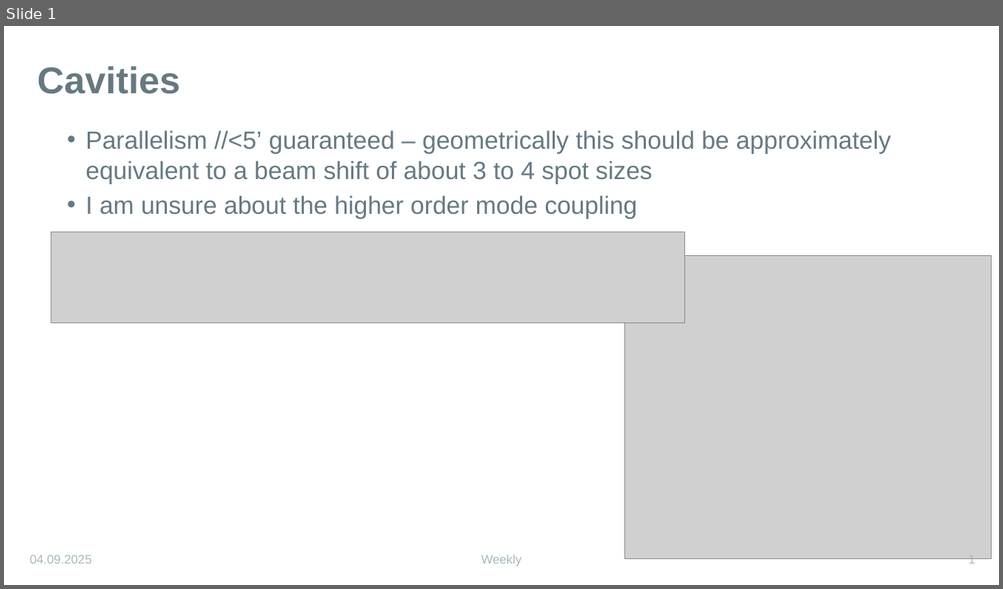
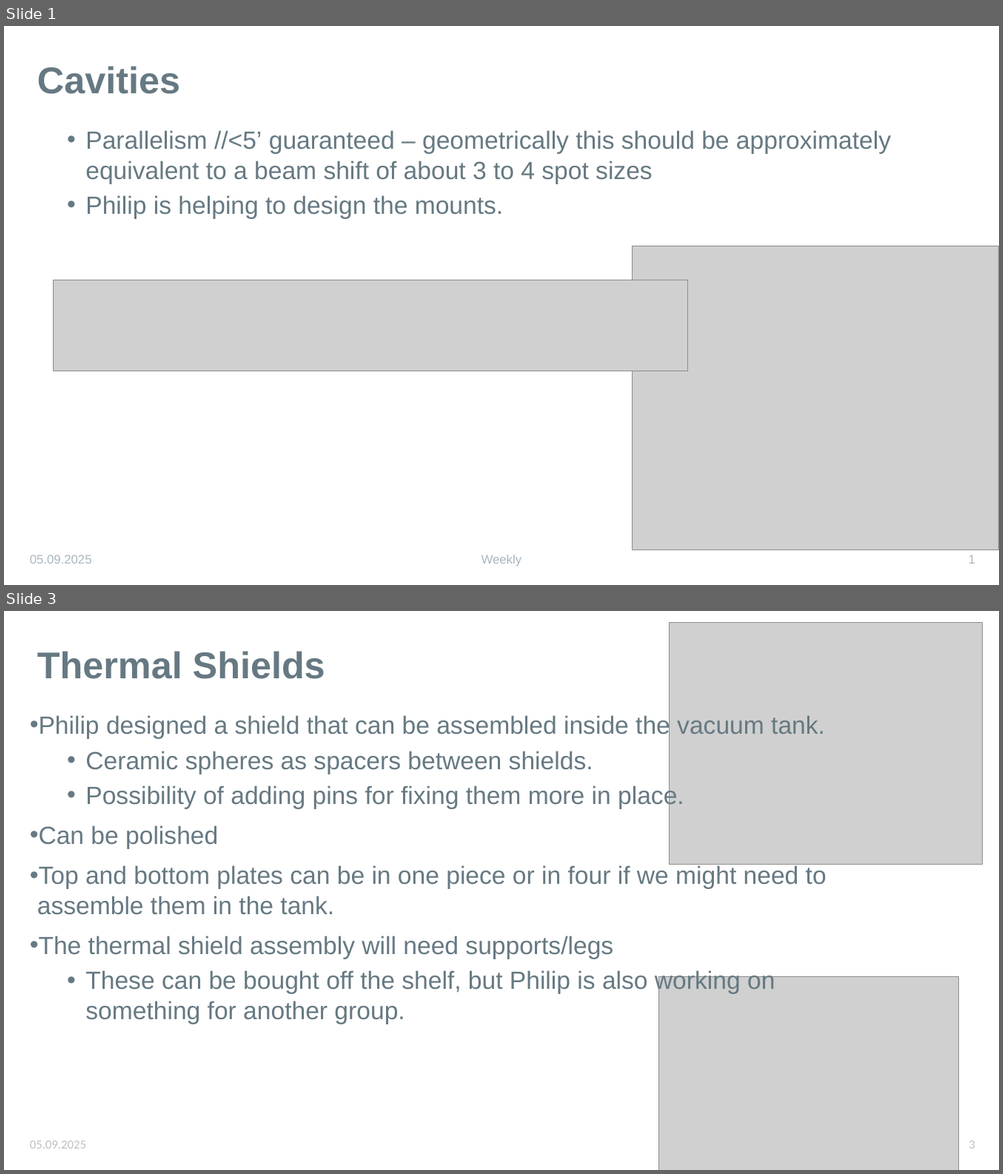
Before and after one commit to karinkruuse/Esitlused, a slide deck: EOS updates.pptx. Shown one above the other, each under a label of ours: slide 1 before the commit, slides 1 and 3 after it; the slides between them are not shown. The pictures are 1003x589 and 1003x1174 pixels, drawn with LibreOffice and Linux fonts; fonts in the diff are those of the drawing; grey boxes stand for pictures. Boxes give left, top, right and bottom in pixels: in the first picture for what was removed or moved away, otherwise in the second. Text is boxed around its words. In the diff, an @@ line names an element or a change of style, - is before the commit and + after.

```diff
--- a/EOS updates.pptx
+++ b/EOS updates.pptx
@@ slide 3 added at [4,611,999,1170], background #FFFFFF @@
@@ picture added at [669,622,982,865] @@
@@ title added at [37,651,325,679], 36 pt, text #667982, bold @@
+Thermal Shields
@@ text added at [30,714,826,1025], 24 pt, text #667982 @@
+• Philip designed a shield that can be assembled inside the vacuum tank.
+  • Ceramic spheres as spacers between shields.
+  • Possibility of adding pins for fixing them more in place.
+• Can be polished
+• Top and bottom plates can be in one piece or in four if we might need to assemble them in the tank.
+• The thermal shield assembly will need supports/legs
+  • These can be bought off the shelf, but Philip is also working on something for another group.
@@ picture added at [659,977,959,1170] @@
@@ text added at [30,1141,86,1149], 12 pt, text #BFBFBF @@
+05.09.2025
@@ page number added at [968,1141,974,1149], 12 pt, text #BFBFBF @@
+3
@@ slide 1 changed as well @@
@@ text at [85,195,503,219]: text changed @@
-  • I am unsure about the higher order mode coupling
+  • Philip is helping to design the mounts.
@@ picture: place and size @@
-picture at [625,256,991,560]
+picture at [632,246,999,550]
@@ picture: place and size @@
-picture at [51,232,686,323]
+picture at [54,280,688,371]
@@ text at [30,555,92,564]: text changed @@
-04.09.2025
+05.09.2025
```
Also in this commit, not shown: 2 other slides changed, 1 other file.
